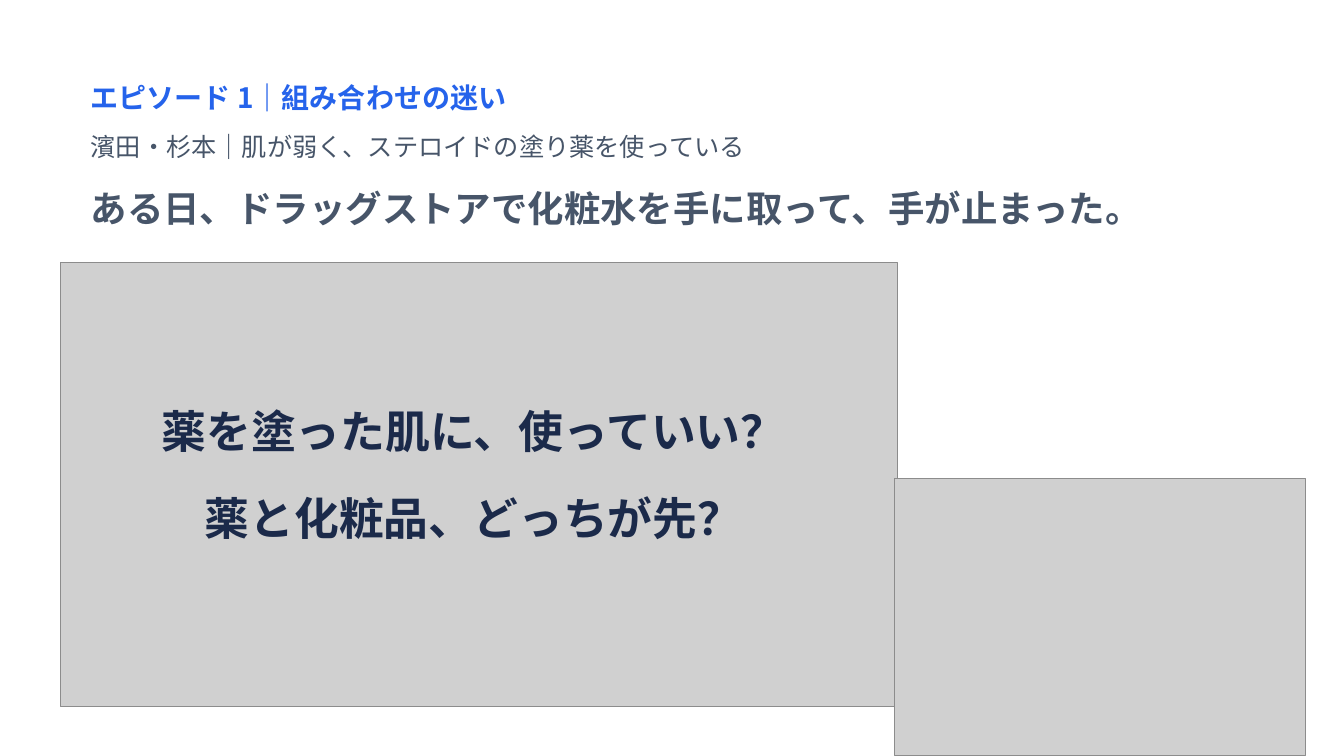
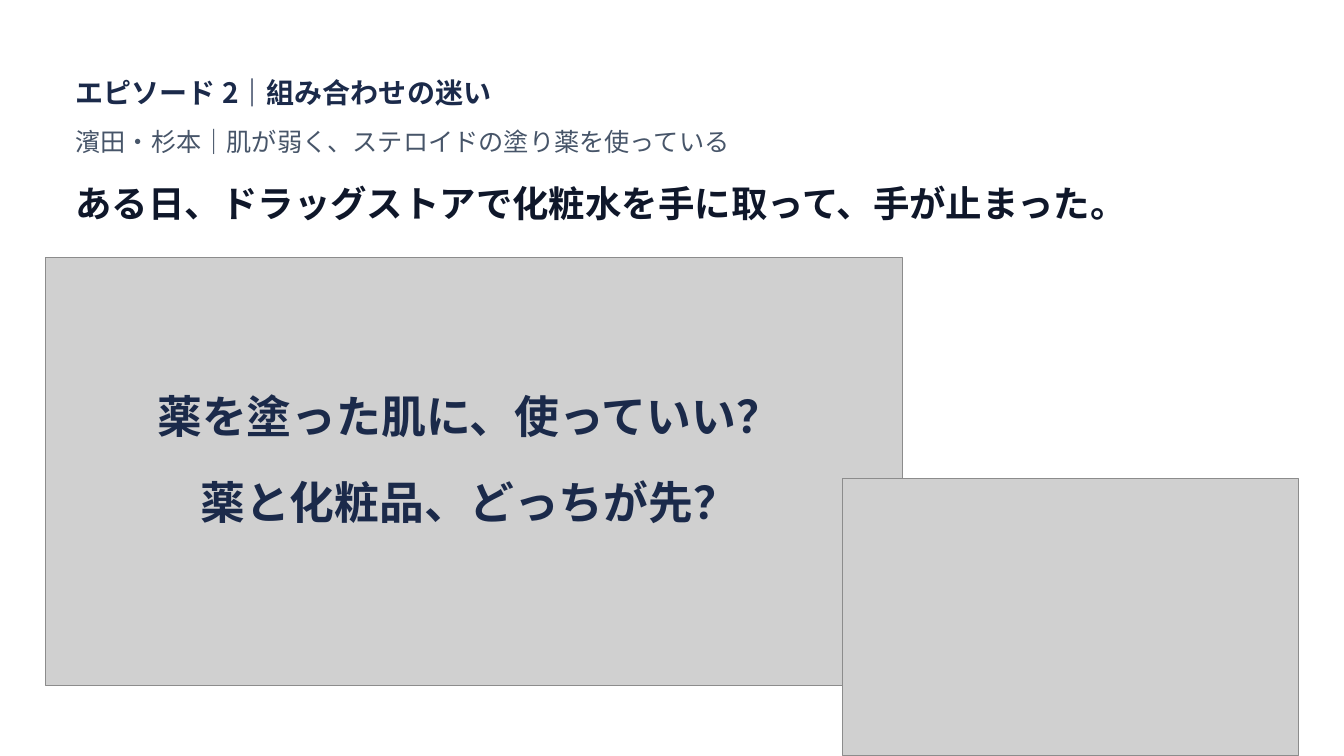
Before and after one commit to John-Frusciante/overlai, a slide deck: slide 3 of docs/ピッチ/Overlai_本選ピッチ.pptx (slide 2 before the commit). Drawn at 1344x756 pixels with LibreOffice and Linux fonts; fonts in the diff are those of the drawing; grey boxes stand for pictures. Boxes give left, top, right and bottom in pixels: in the first picture for what was removed or moved away, otherwise in the second. Text is boxed around its words. In the diff, an @@ line names an element or a change of style, - is before the commit and + after.

```diff
--- a/docs/ピッチ/Overlai_本選ピッチ.pptx
+++ b/docs/ピッチ/Overlai_本選ピッチ.pptx
@@ text at [76,78,491,107]: text changed; text colour #2563EB to #1B2A4A @@
-エピソード 1｜組み合わせの迷い
+エピソード 2｜組み合わせの迷い
@@ text "濱田・杉本｜肌が弱く、ステロイドの塗り薬を使っている": place and size @@
-text "濱田・杉本｜肌が弱く、ステロイドの塗り薬を使っている" at [91,134,745,159]
+text "濱田・杉本｜肌が弱く、ステロイドの塗り薬を使っている" at [76,129,730,154]
@@ text "ある日、ドラッグストアで化粧水を手に取って、手が止まった。": place and size @@
-text "ある日、ドラッグストアで化粧水を手に取って、手が止まった。" at [91,190,1142,226]
+text "ある日、ドラッグストアで化粧水を手に取って、手が止まった。" at [76,185,1127,221]
@@ text "ある日、ドラッグストアで化粧水を手に取って、手が止まった。" at [76,185,1127,221]: text colour #475569 to #0F172A @@
@@ picture: place and size @@
-picture at [60,262,897,707]
+picture at [45,257,902,686]
@@ text "薬を塗った肌に、使っていい？": place and size @@
-text "薬を塗った肌に、使っていい？" at [162,409,786,452]
+text "薬を塗った肌に、使っていい？" at [157,394,781,437]
@@ text "薬と化粧品、どっちが先？": place and size @@
-text "薬と化粧品、どっちが先？" at [205,496,743,539]
+text "薬と化粧品、どっちが先？" at [200,480,738,523]
@@ picture: place and size @@
-picture at [895,479,1306,756]
+picture at [843,479,1300,756]
```
Also in this commit, not shown: 2 other slides changed, 4 slides added, 6 slides removed, 10 other files.
